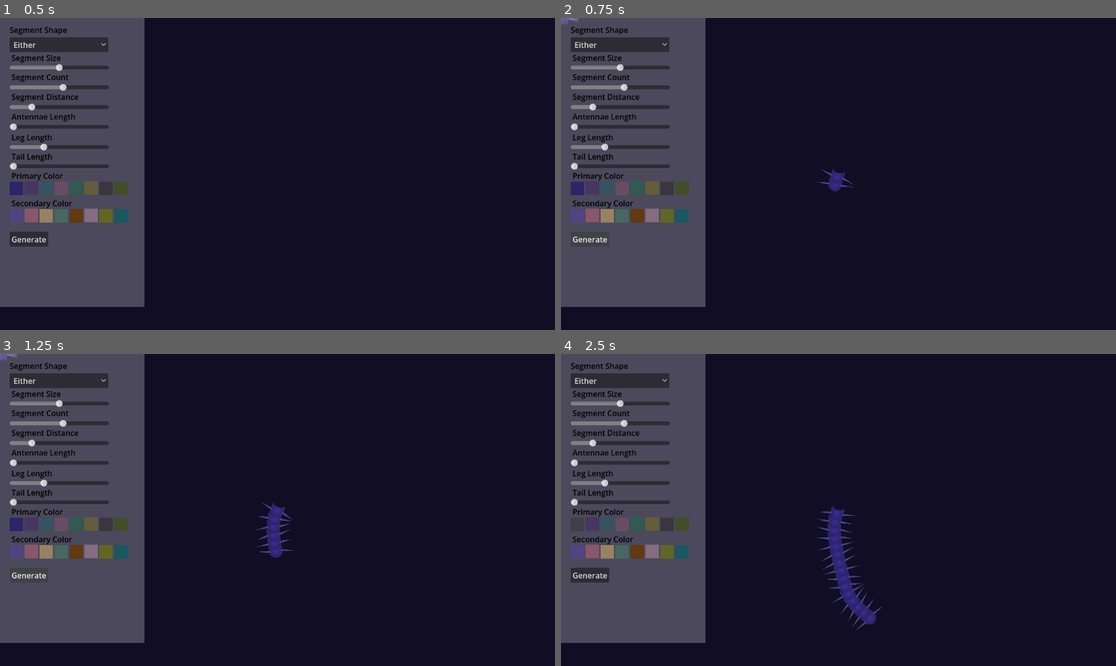
Above: before the commit, frames 1-4 (two rows, left to right).
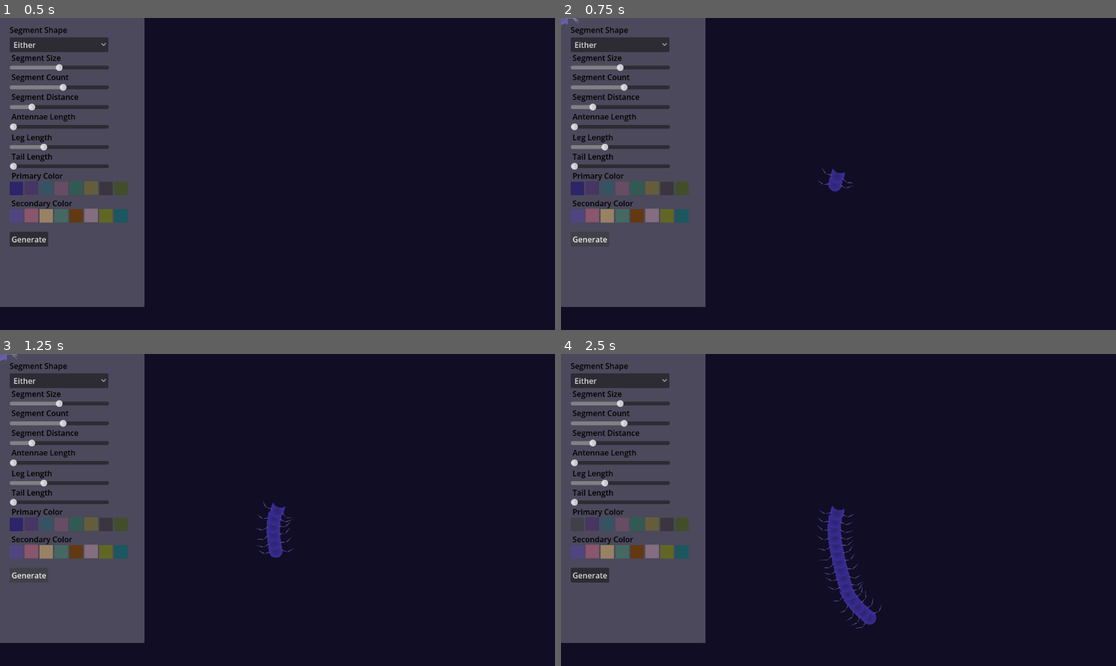
Above: after the commit, the same moments.

Repository: humanpersonssb/Centipede-
Game: Godot game, scene res://centipedeScene.tscn
Two runs of this game, one before a commit and one after it. Both use one fixed random seed, a clock stepped at 60 frames per second and the inputs below.
Inputs (mouse positions are in pixels of both pictures, inside the frame that each line leads up to):
- Up to frame 1 (0.5 s): no input
- Up to frame 2 (0.75 s): click "Generate" at 0.5 s
- Up to frame 3 (1.25 s): no input
- Up to frame 4 (2.5 s): click "Either" at 1.25 s; click (577, 525) at 2 s

Frame 1 is identical in both runs. In frame 2, 0.1% of the frame differs, in the area x 0-53%, y 0-56%; in frame 3, 0.4%; in frame 4, 0.9%, in the area x 46-58%, y 48-89%.

Commit message:
Visual Edits

Diff:
--- a/centipede/centipede.gd
+++ b/centipede/centipede.gd
@@ -23,8 +23,9 @@
 	preload("res://assets/segment_spiky_trapezoid.png"),
 ]
 
-var gradiant_texture = preload("res://assets/gradient_inner.png")
-var leg_texture = preload("res://assets/leg_lowerarm.png")
+var gradiant_texture = preload("res://assets/gradient_outer.png")
+var leg_texture = preload("res://assets/leg_bent.png")
+var leg_texture_flipped = preload("res://assets/leg_bent_flipped.png")
 
 func setup(data):
 	segment_count = data.segments
@@ -54,6 +55,7 @@
 		overlay.modulate = data.secondary_color
 		overlay.material = CanvasItemMaterial.new()
 		overlay.material.blend_mode = CanvasItemMaterial.BLEND_MODE_ADD
+		overlay.material.blend_mode = CanvasItemMaterial.LIGHT_MODE_UNSHADED
 		sprite.add_child(overlay)
 
 		add_child(sprite)
@@ -62,7 +64,7 @@
 
 		#legs
 		var left_leg = Sprite2D.new()
-		left_leg.texture = leg_texture
+		left_leg.texture = leg_texture_flipped
 		left_leg.scale = Vector2.ONE *data.size*0.05*data.legs
 		left_leg.modulate = data.secondary_color
 		left_leg.offset = Vector2(0, -left_leg.texture.get_height() / 2.0)
Binary file added: centipede/assets/gradient_test.png
Not shown, added: centipede/assets/gradient_test.png.import
Binary file added: centipede/assets/leg_bent.png
Not shown, added: centipede/assets/leg_bent.png.import
Binary file added: centipede/assets/leg_bent_flipped.png
Not shown, added: centipede/assets/leg_bent_flipped.png.import
